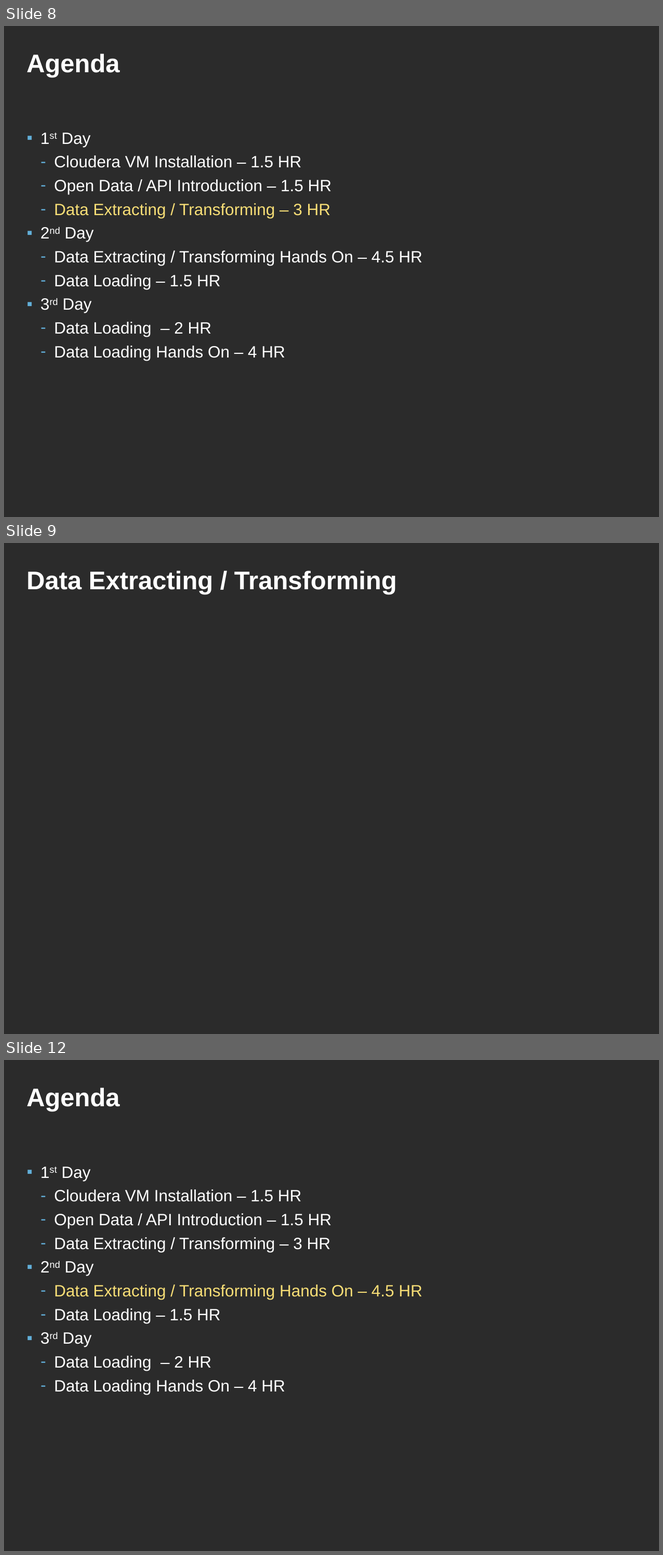
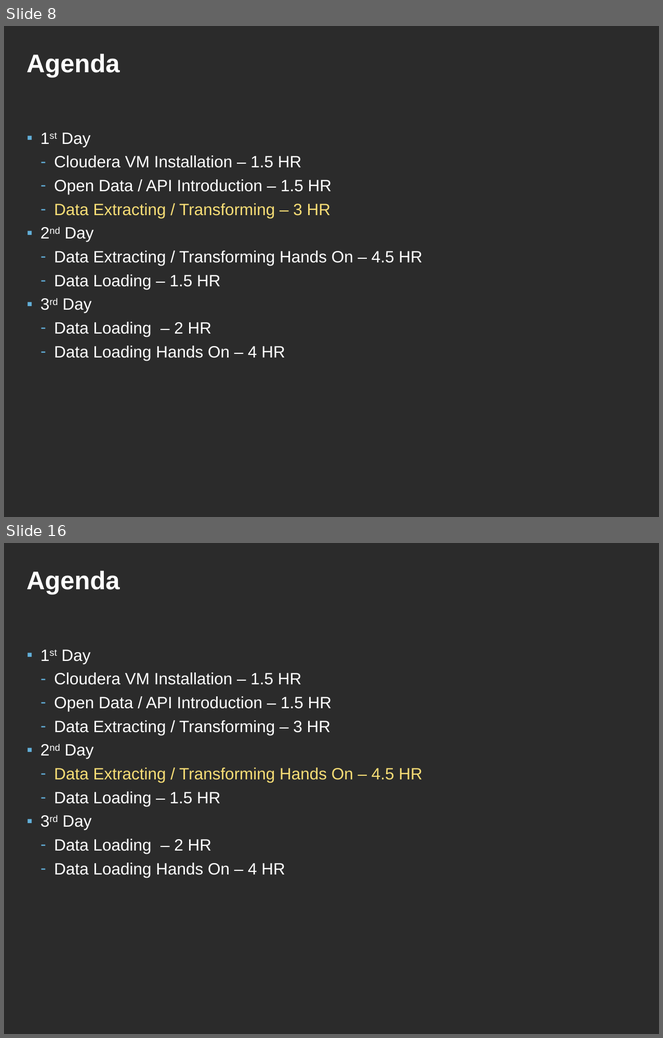
Before and after one commit to ianlin/small-data, a slide deck: training/data_etl.ppt. Shown one above the other, each under a label of ours: slides 8, 9 and 12 before the commit, slides 8 and 16 after it; the slides between them are not shown. The pictures are 663x1555 and 663x1038 pixels, drawn with LibreOffice and Linux fonts; fonts in the diff are those of the drawing; background and template pictures are left out; a plain dark background stands for a picture behind light text. Boxes give left, top, right and bottom in pixels: in the first picture for what was removed or moved away, otherwise in the second. Text is boxed around its words. In the diff, an @@ line names an element or a change of style, - is before the commit and + after.

```diff
--- a/training/data_etl.ppt
+++ b/training/data_etl.ppt
@@ slide 9 removed at box(4, 543, 659, 1034), background picture (left out) @@
@@ title removed at box(26, 571, 397, 594) @@
-Data Extracting / Transforming
@@ what was slide 12 is now slide 16 @@
```
Also in this commit, not shown: 4 slides changed, 6 slides added, 1 other slide removed.
